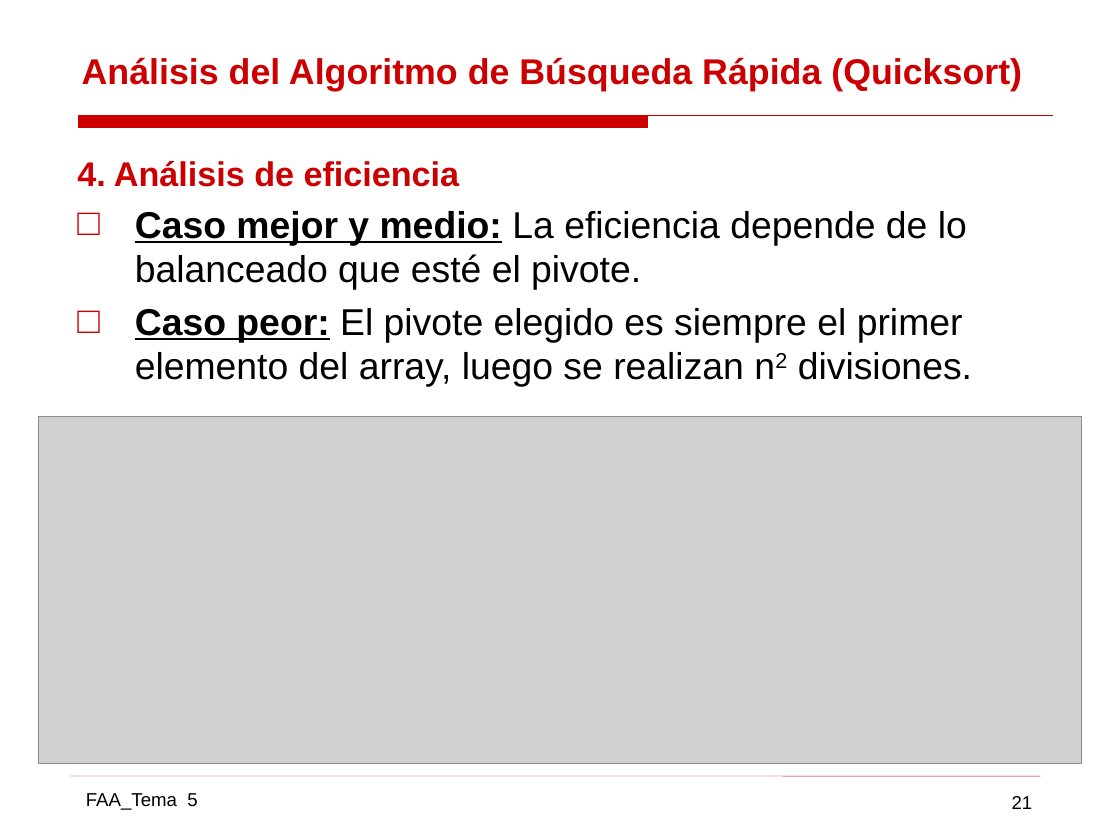
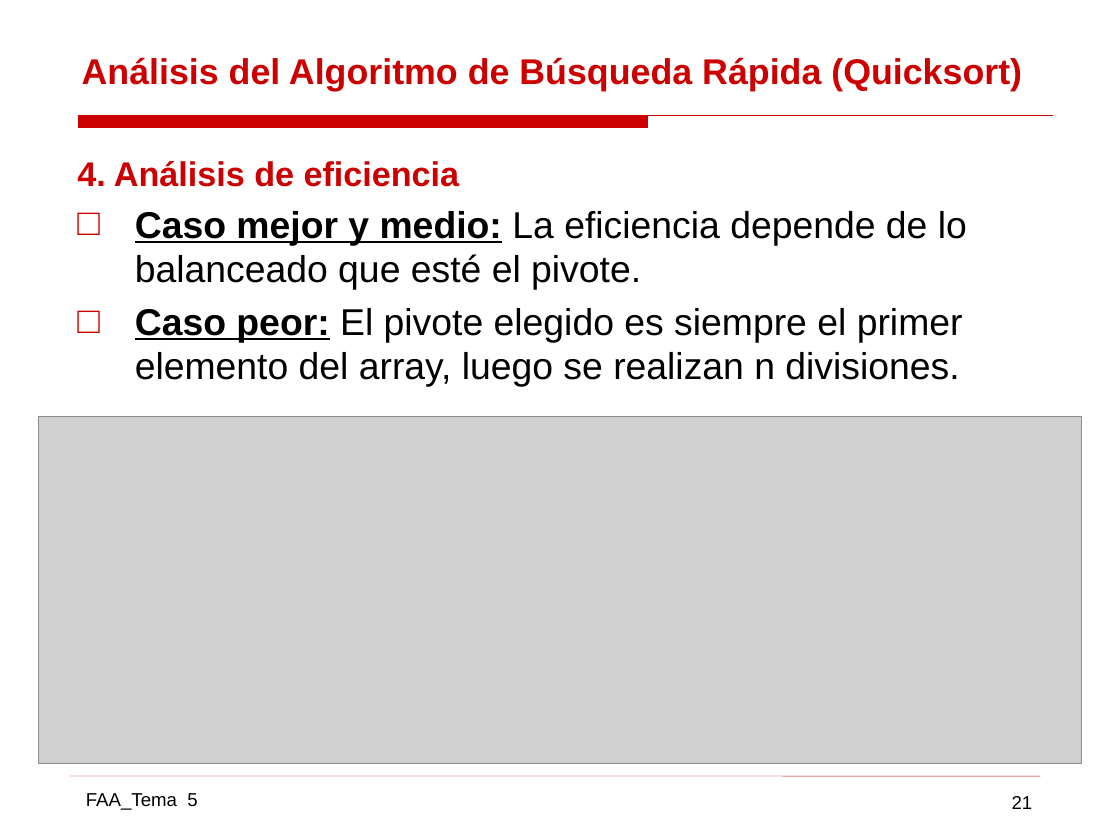
Before and after one commit to gabrielpr96/ETSIcode, a slide deck: slide 21 of FAA/Practica 2 AAD/AAD_11.pptx. Drawn at 1120x840 pixels with LibreOffice and Linux fonts; fonts in the diff are those of the drawing; grey boxes stand for pictures. Boxes give left, top, right and bottom in pixels: in the first picture for what was removed or moved away, otherwise in the second. Text is boxed around its words. In the diff, an @@ line names an element or a change of style, - is before the commit and + after.

```diff
--- a/FAA/Practica 2 AAD/AAD_11.pptx
+++ b/FAA/Practica 2 AAD/AAD_11.pptx
@@ text at box(135, 308, 963, 387): text changed @@
-□ Caso peor: El pivote elegido es siempre el primer elemento del array, luego se realizan n2 divisiones.
+□ Caso peor: El pivote elegido es siempre el primer elemento del array, luego se realizan n divisiones.
```
Also in this commit, not shown: 1 other slide changed, 38 other files.
